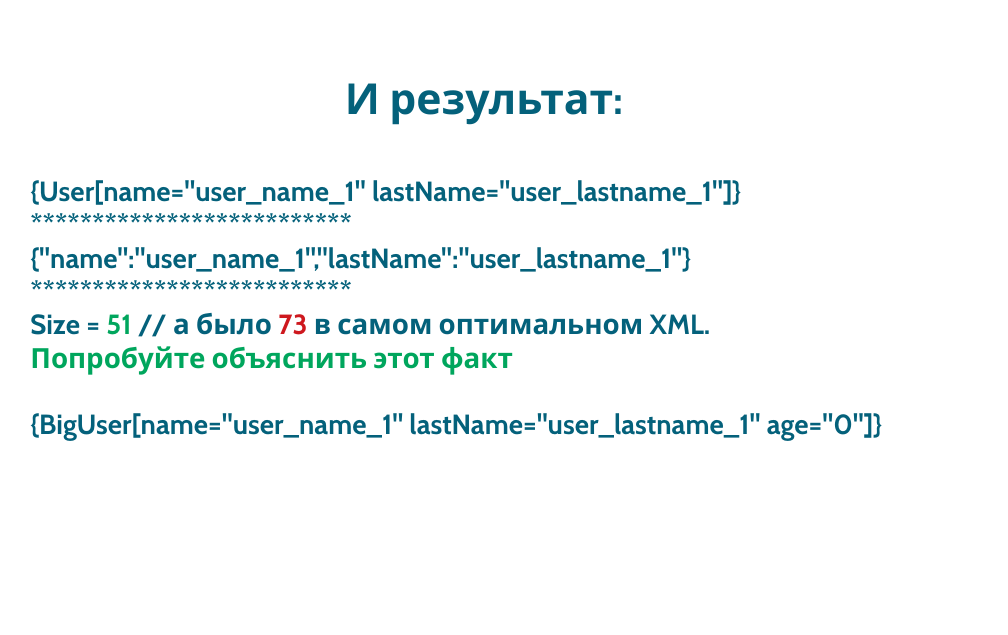
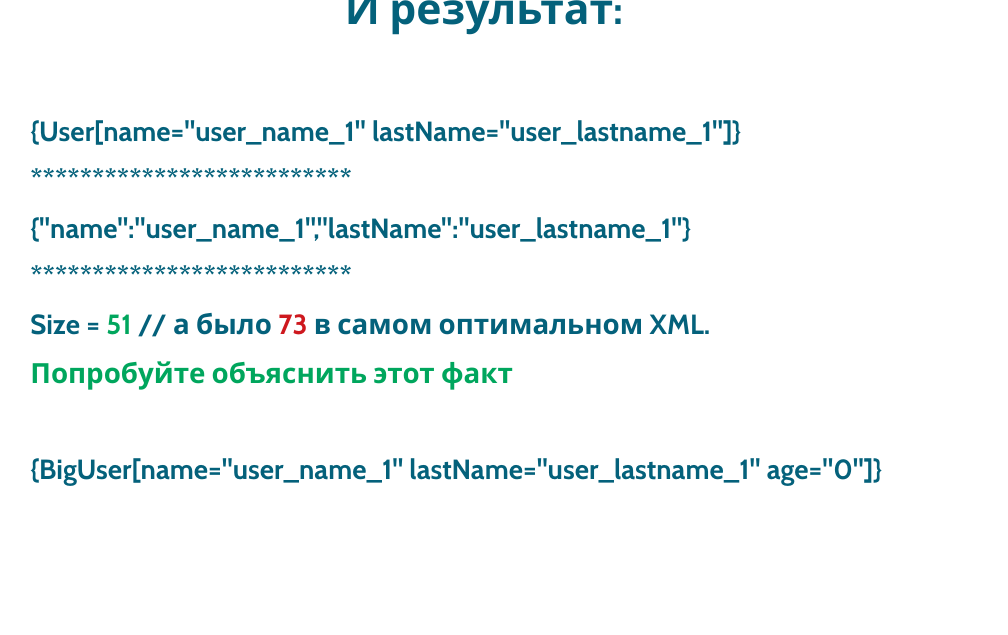
Before and after one commit to pixie1977/JavaSchoolSerialization, a slide deck: slide 53 of JavaSchoolSerialization.odp. Drawn at 1008x635 pixels with LibreOffice and Linux fonts; fonts in the diff are those of the drawing; background and template pictures are left out. Boxes give left, top, right and bottom in pixels: in the first picture for what was removed or moved away, otherwise in the second. Text is boxed around its words. In the diff, an @@ line names an element or a change of style, - is before the commit and + after.

```diff
--- a/JavaSchoolSerialization.odp
+++ b/JavaSchoolSerialization.odp
@@ subtitle "И результат:" moved from (x1=30, y1=83, x2=882, y2=441) to (x1=30, y1=0, x2=882, y2=486) @@
@@ subtitle "И результат:" at (x1=30, y1=0, x2=882, y2=486): more space between paragraphs @@
```
Also in this commit, not shown: 52 other slides changed, 1 other file.
